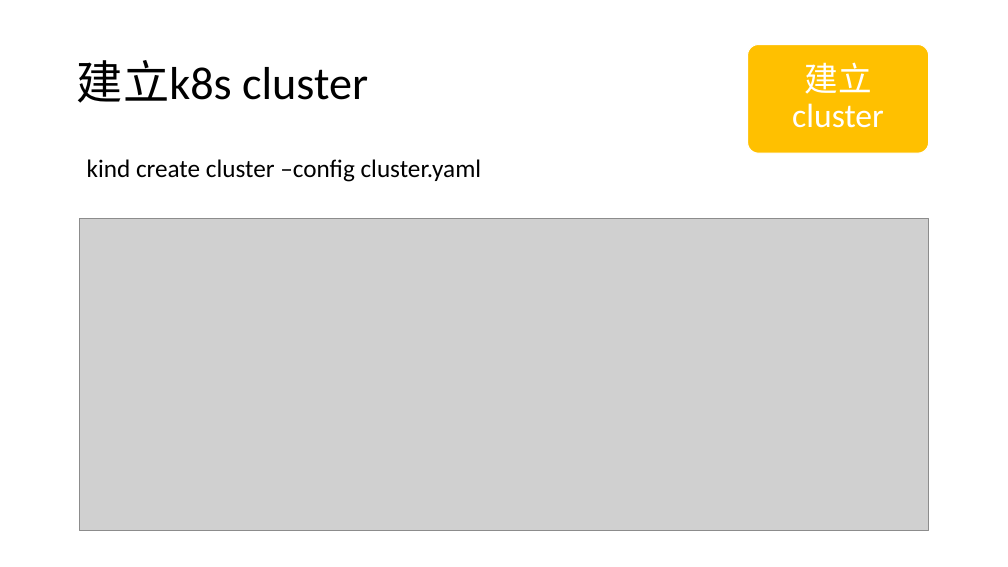
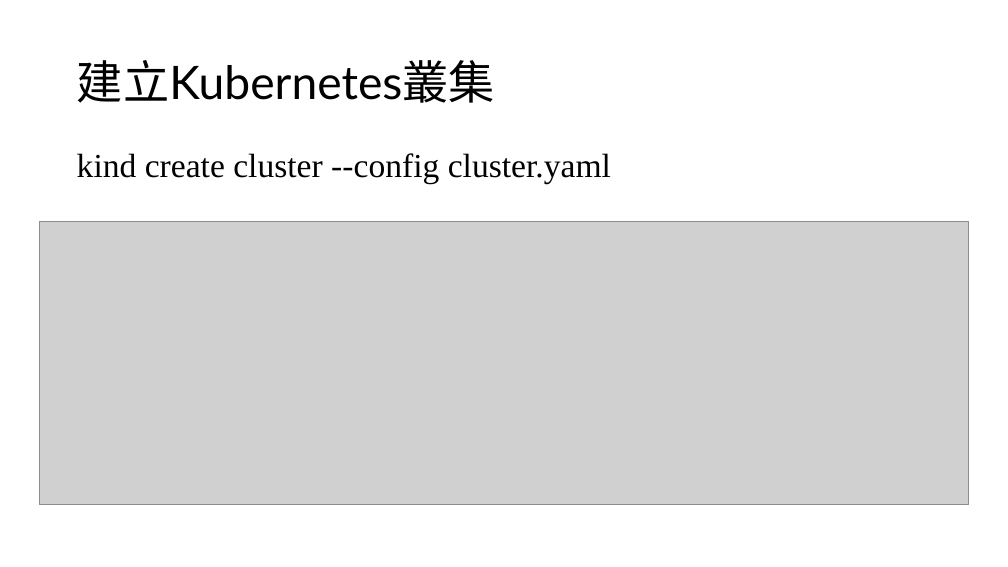
Before and after one commit to 0yukali0/k8sInkind, a slide deck: slide 9 of 110雲端運算研一k8s體驗.pptx (slide 4 before the commit). Drawn at 1008x567 pixels with LibreOffice and Linux fonts; fonts in the diff are those of the drawing; grey boxes stand for pictures. Boxes give left, top, right and bottom in pixels: in the first picture for what was removed or moved away, otherwise in the second. Text is boxed around its words. In the diff, an @@ line names an element or a change of style, - is before the commit and + after.

```diff
--- a/110雲端運算研一k8s體驗.pptx
+++ b/110雲端運算研一k8s體驗.pptx
@@ rounded rectangle removed at [748,45,929,154] @@
@@ title at [77,60,495,103]: text changed; font Calibri to Lato @@
-建立k8s cluster
+建立Kubernetes叢集
@@ text removed at [792,62,884,128] @@
-建立cluster
@@ text at [77,153,611,183]: text changed; size 24 to 32 pt; font Calibri to Times New Roman @@
-kind create cluster –config cluster.yaml
+kind create cluster --config cluster.yaml
@@ picture: place and size @@
-picture at [79,218,929,530]
+picture at [39,222,969,504]
```
Also in this commit, not shown: 4 other slides changed, 16 slides added, 6 slides removed, 11 other files.
